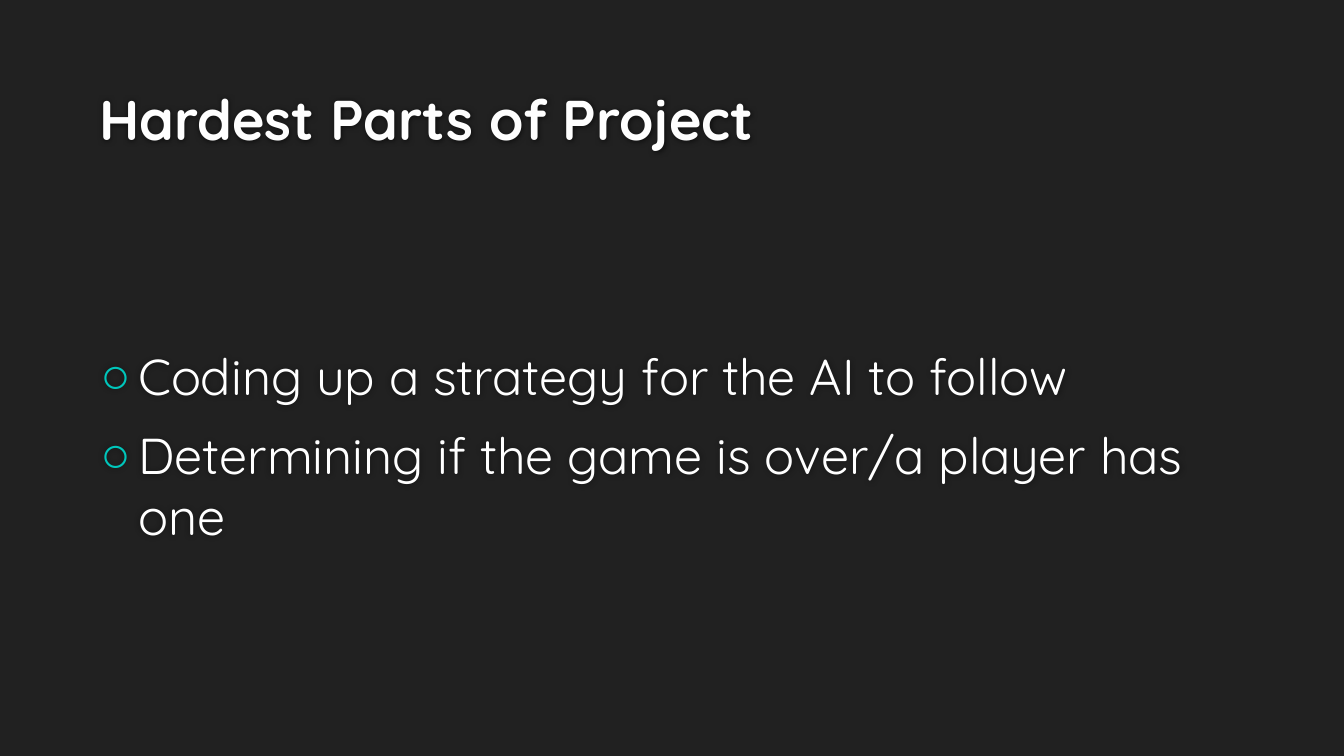
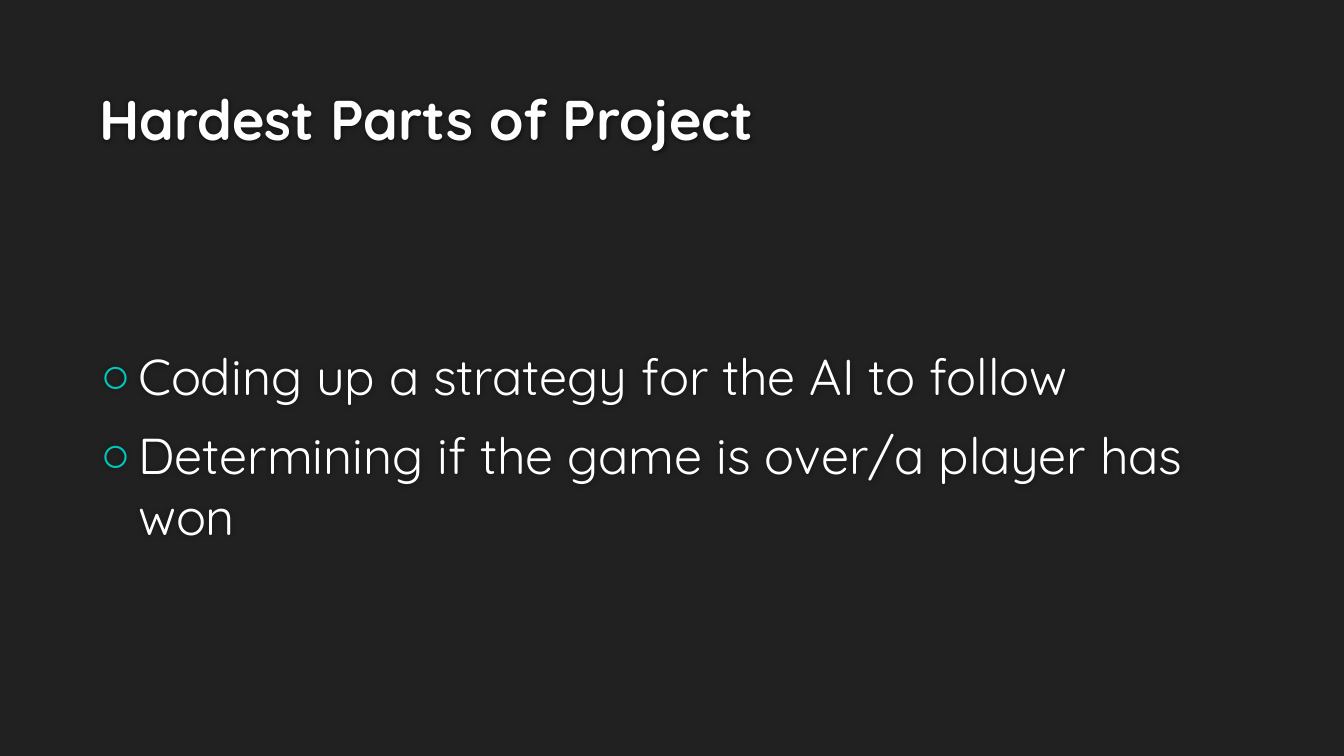
Before and after one commit to aknbaig/connect4_cmsc388f, a slide deck: slide 5 of FinalPresentation.pptx. Drawn at 1344x756 pixels with LibreOffice and Linux fonts; fonts in the diff are those of the drawing; background and template pictures are left out. Boxes give left, top, right and bottom in pixels: in the first picture for what was removed or moved away, otherwise in the second. Text is boxed around its words. In the diff, an @@ line names an element or a change of style, - is before the commit and + after.

Commit message:
one to won

```diff
--- a/FinalPresentation.pptx
+++ b/FinalPresentation.pptx
@@ text at (138,434,1183,536): text changed @@
-○ Determining if the game is over/a player has one
+○ Determining if the game is over/a player has won
```
